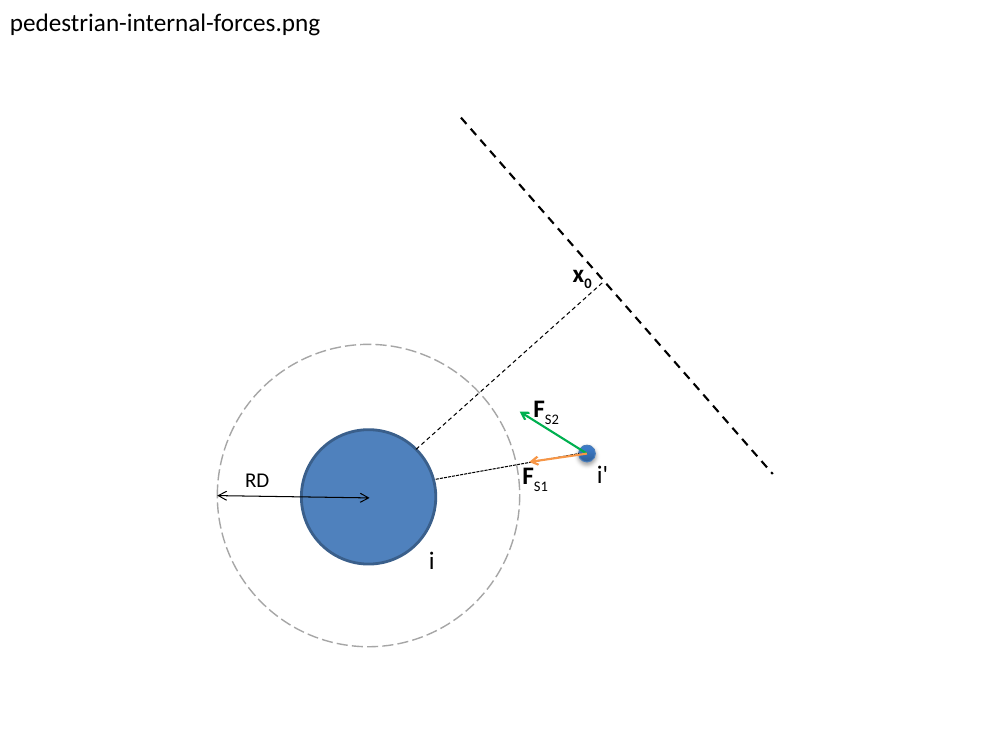
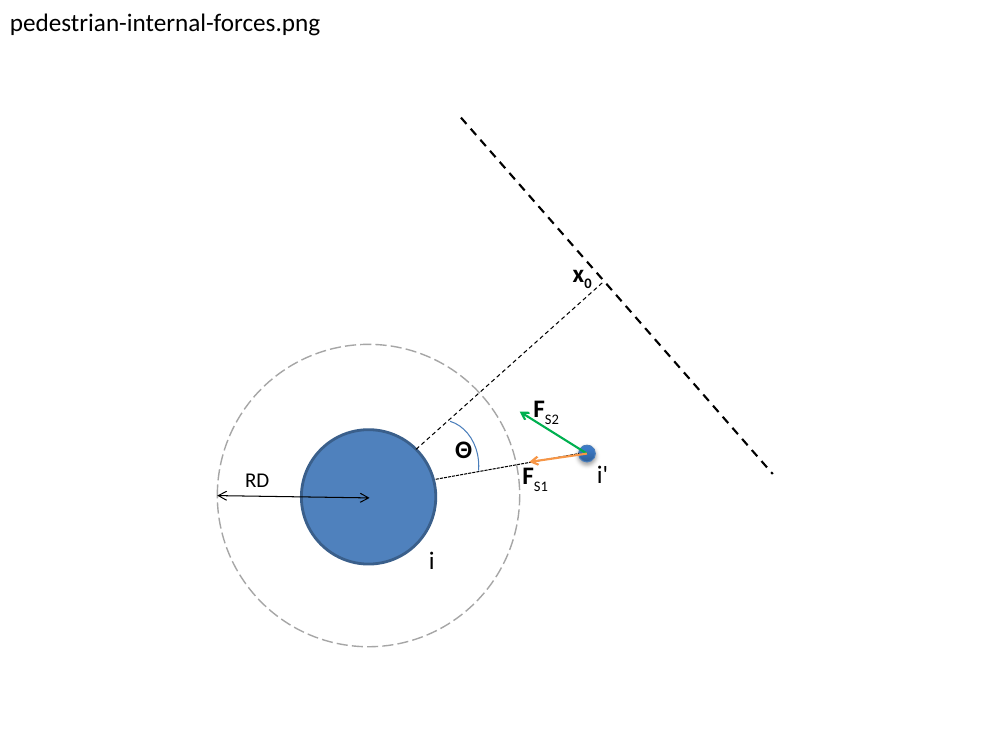
Before and after one commit to amarseillan-zz/pedestriansimulation, a slide deck: slide 7 of doc/informe/pictures.pptx. Drawn at 1008x756 pixels with LibreOffice and Linux fonts; fonts in the diff are those of the drawing. Boxes give left, top, right and bottom in pixels: in the first picture for what was removed or moved away, otherwise in the second. Text is boxed around its words. In the diff, an @@ line names an element or a change of style, - is before the commit and + after.

```diff
--- a/doc/informe/pictures.pptx
+++ b/doc/informe/pictures.pptx
@@ arc (boxed as its full ellipse) added at box(403, 420, 479, 513), outline #4B7EBC 0.75 pt @@
@@ text added at box(455, 438, 472, 458), 18 pt, text #000000, bold @@
+Θ
```
Also in this commit, not shown: 22 other files.
